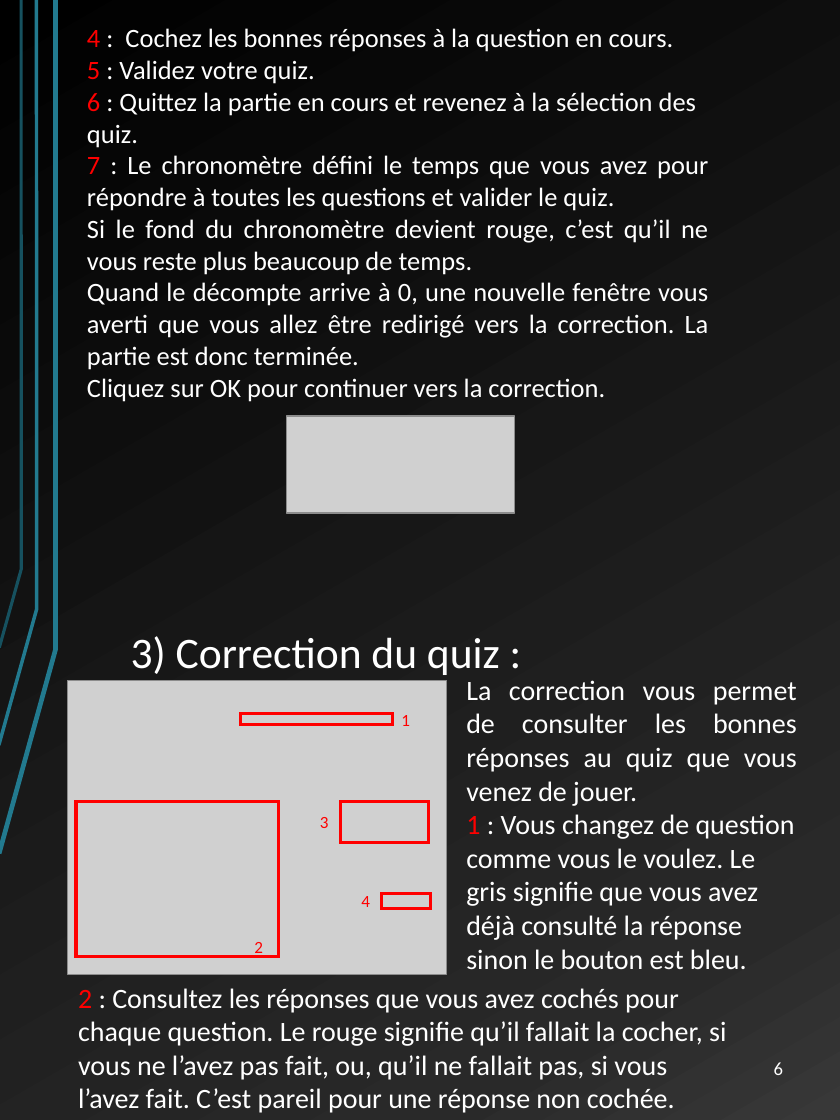
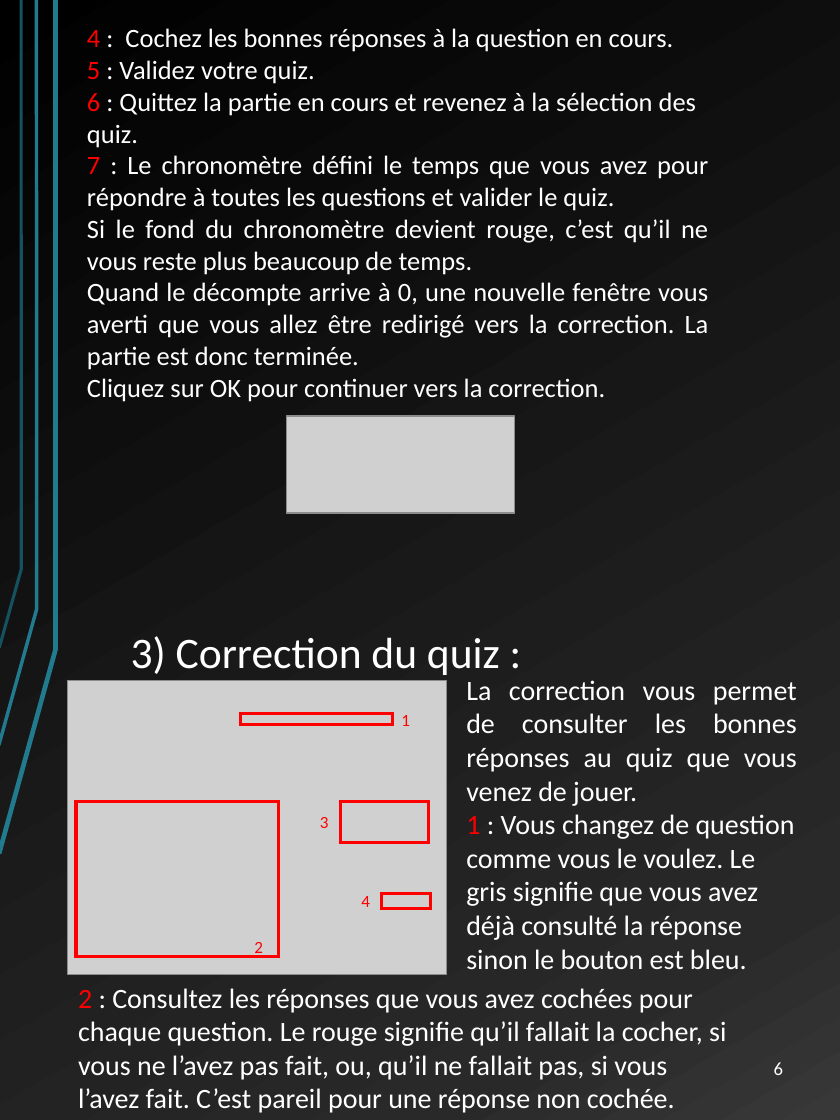
Before and after one commit to LordAlbas/warquiz, a slide deck: slide 8 of Docs/manuel utilisateur WQ.pptx. Drawn at 840x1120 pixels with LibreOffice and Linux fonts; fonts in the diff are those of the drawing; grey boxes stand for pictures. Boxes give left, top, right and bottom in pixels: in the first picture for what was removed or moved away, otherwise in the second. Text is boxed around its words. In the diff, an @@ line names an element or a change of style, - is before the commit and + after.

```diff
--- a/Docs/manuel utilisateur WQ.pptx
+++ b/Docs/manuel utilisateur WQ.pptx
@@ text at (x1=78, y1=988, x2=726, y2=1113): text changed @@
-2 : Consultez les réponses que vous avez cochés pour chaque question. Le rouge signifie qu’il fallait la cocher, si vous ne l’avez pas fait, ou, qu’il ne fallait pas, si vous l’avez fait. C’est pareil pour une réponse non cochée.
+2 : Consultez les réponses que vous avez cochées pour chaque question. Le rouge signifie qu’il fallait la cocher, si vous ne l’avez pas fait, ou, qu’il ne fallait pas, si vous l’avez fait. C’est pareil pour une réponse non cochée.
```
Also in this commit, not shown: 6 other slides changed.
